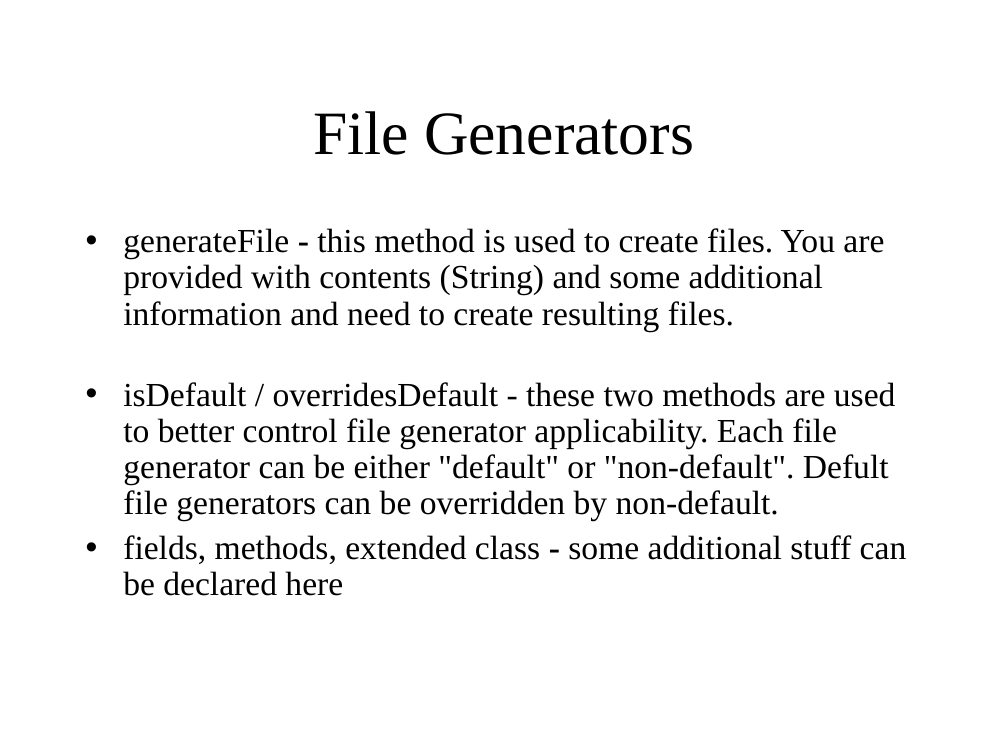
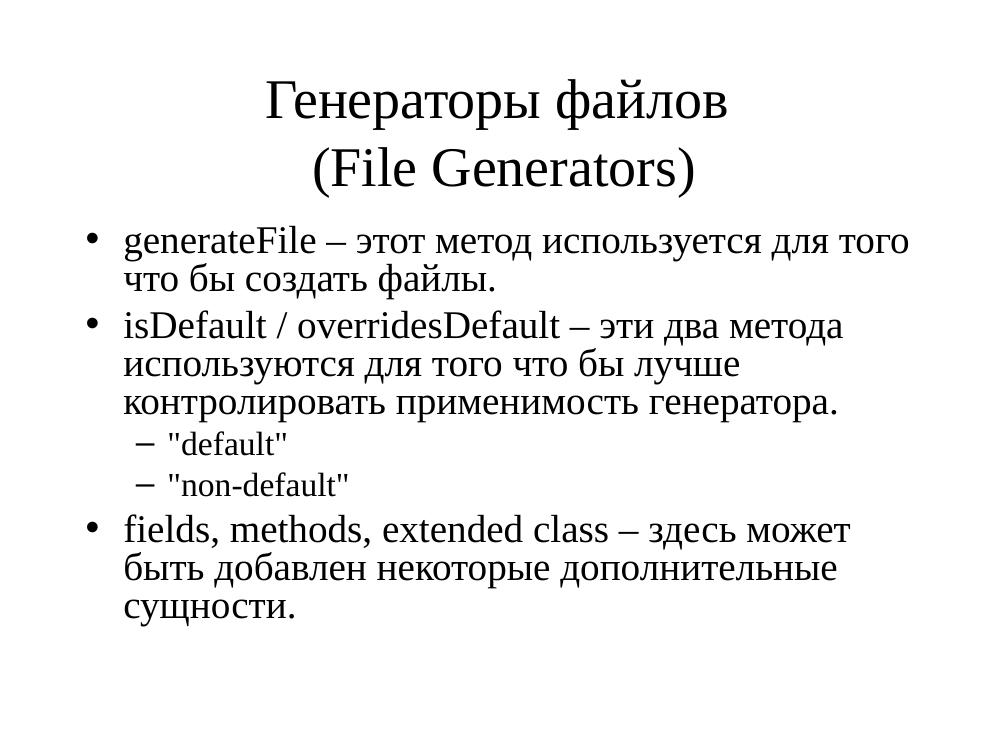
Before and after one commit to mazine/umk, a slide deck: slide 10 of presentations/Plugin.ppt. Drawn at 1008x756 pixels with LibreOffice and Linux fonts; fonts in the diff are those of the drawing. Boxes give left, top, right and bottom in pixels: in the first picture for what was removed or moved away, otherwise in the second. Text is boxed around its words. In the diff, an @@ line names an element or a change of style, - is before the commit and + after.

```diff
--- a/presentations/Plugin.ppt
+++ b/presentations/Plugin.ppt
@@ title at bbox=[265, 79, 728, 196]: text changed; size 44 to 40 pt @@
-File Generators
+Генераторы файлов
+(File Generators)
@@ text at bbox=[123, 225, 910, 625]: text changed; size 24 to 28 pt @@
-• generateFile - this method is used to create files. You are provided with contents (String) and some additional information and need to create resulting files.
-• isDefault / overridesDefault - these two methods are used to better control file generator applicability. Each file generator can be either "default" or "non-default". Defult file generators can be overridden by non-default.
-• fields, methods, extended class - some additional stuff can be declared here
+• generateFile – этот метод используется для того что бы создать файлы.
+• isDefault / overridesDefault – эти два метода используются для того что бы лучше контролировать применимость генератора.
+  – "default"
+  – "non-default"
+• fields, methods, extended class – здесь может быть добавлен некоторые дополнительные сущности.
```
Also in this commit, not shown: 5 other slides changed.
